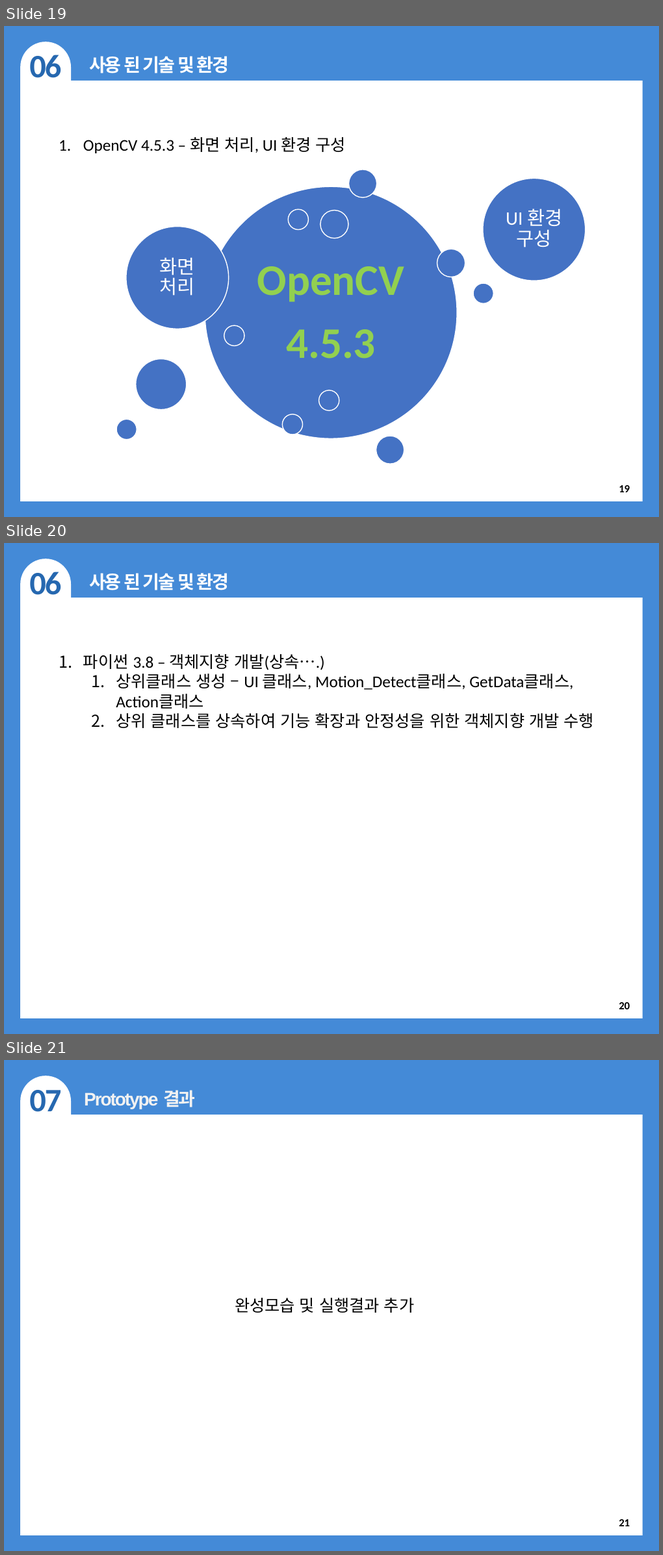
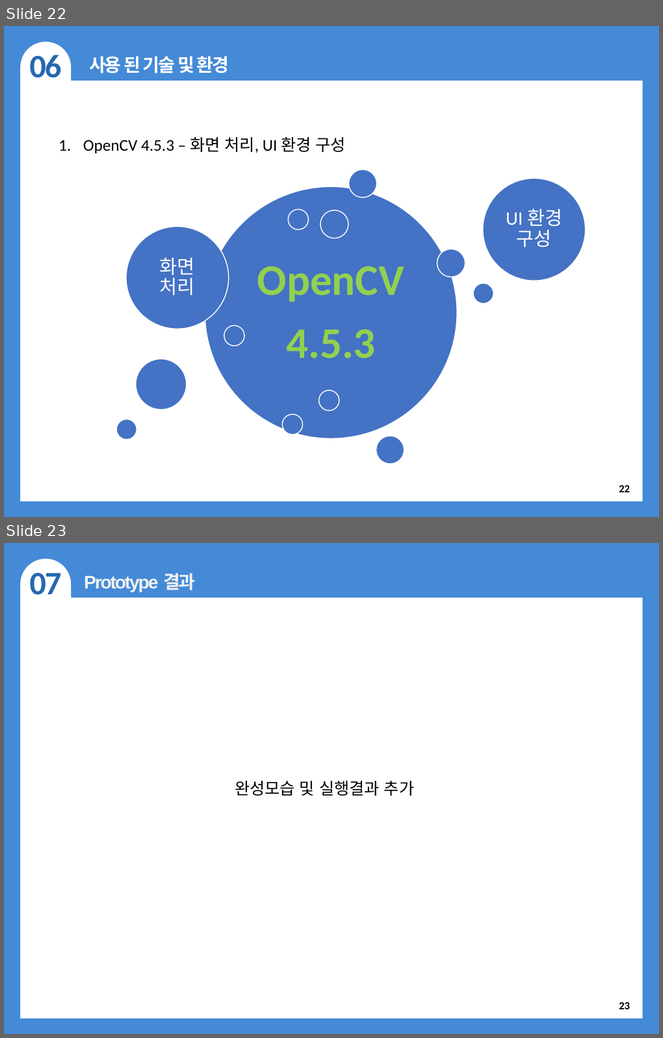
Before and after one commit to ijhan21/RAPA_1st_project, a slide deck: 프로젝트성과보고서_편리한UI.pptx. Shown one above the other, each under a label of ours: slides 19, 20 and 21 before the commit, slides 22 and 23 after it. The pictures are 663x1555 and 663x1038 pixels, drawn with LibreOffice and Linux fonts; fonts in the diff are those of the drawing; background and template pictures are left out. Boxes give left, top, right and bottom in pixels: in the first picture for what was removed or moved away, otherwise in the second. Text is boxed around its words. In the diff, an @@ line names an element or a change of style, - is before the commit and + after.

```diff
--- a/프로젝트성과보고서_편리한UI.pptx
+++ b/프로젝트성과보고서_편리한UI.pptx
@@ slide 20 removed at box(4, 543, 659, 1034), background #FFFFFF; not listed: 3 template elements that a slide beside it also shows @@
@@ text removed at box(29, 572, 61, 595) @@
-06
@@ text removed at box(89, 573, 229, 590) @@
-사용 된 기술 및 환경
@@ text removed at box(83, 654, 594, 728) @@
-1. 파이썬 3.8 – 객체지향 개발(상속….)
-  1. 상위클래스 생성 – UI 클래스, Motion_Detect클래스, GetData클래스, Action클래스
-  2. 상위 클래스를 상속하여 기능 확장과 안정성을 위한 객체지향 개발 수행
@@ page number removed at box(619, 1003, 630, 1010) @@
-20
@@ what was slide 19 is now slide 22 @@
@@ page number at box(619, 486, 630, 493): text changed @@
-19
+22
@@ what was slide 21 is now slide 23 @@
@@ page number at box(619, 1003, 630, 1010): text changed @@
-21
+23
```
Also in this commit, not shown: 3 slides changed, 3 slides added.
